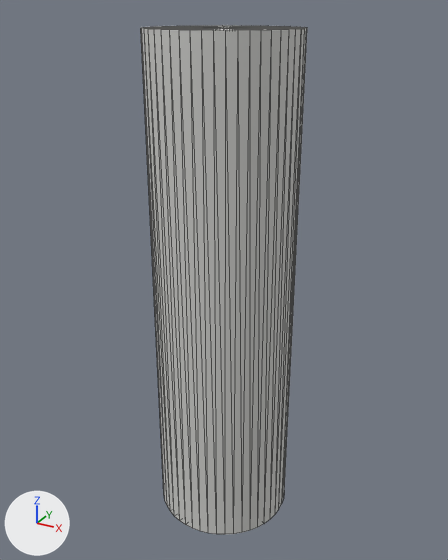
The glTF model lot12/details/01e75e21a005bb08acb2e04f88407c74cb3e59d053672d137129bebf28f0c4d6.glb, before and after one commit.
Before and after are seen from a 50 mm camera at (2.679, -6.953, 0.051) aimed at (1.791, -5.338, -0.757). Lighting does not change. The marker at lower left points along +X, +Y and +Z. The first picture is the older version. Mesh edges are drawn as thin lines. Vertices at exactly the same position are counted once.

The older version as bpy lines, for what is in view:
```python
me_fd_l12_ftg_b3_02 = bpy.data.meshes.new('FD-L12-FTG-B3-02')
me_fd_l12_ftg_b3_02.from_pydata(...)  # 194 vertices, 384 faces; spans x 1.58..2.03, y -5.58..-5.13, z -1.6..0.0
me_fd_l12_ftg_b3_02.materials.append(mat_footing)  # light grey #cececb
ob_fd_l12_ftg_b3_02 = bpy.data.objects.new('FD-L12-FTG-B3-02', me_fd_l12_ftg_b3_02)
ob_fd_l12_ftg_b3_02.location = (0.0, 0.0, 0.0)
```
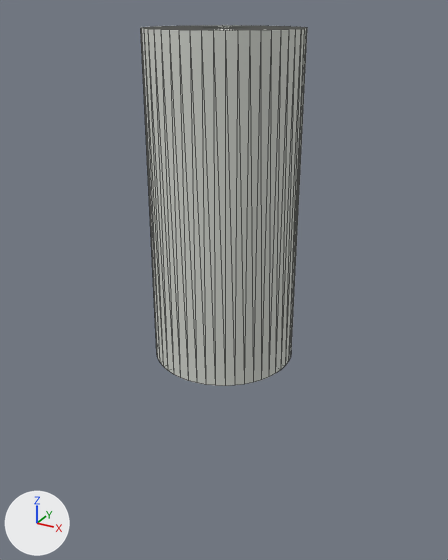
Patch to the scene script:
```diff
--- a/lot12/details/01e75e21a005bb08acb2e04f88407c74cb3e59d053672d137129bebf28f0c4d6.glb.py
+++ b/lot12/details/01e75e21a005bb08acb2e04f88407c74cb3e59d053672d137129bebf28f0c4d6.glb.py
@@ me_fd_l12_ftg_b3_02 @@
 # used by ob_fd_l12_ftg_b3_02; location = (0.0, 0.0, 0.0)
-me_fd_l12_ftg_b3_02.from_pydata(...)  # 194 vertices, 384 faces; spans x 1.58..2.03, y -5.58..-5.13, z -1.6..0.0
+me_fd_l12_ftg_b3_02.from_pydata(...)  # 194 vertices, 384 faces; spans x 1.58..2.03, y -5.58..-5.13, z -1.0..0.0
+# me_fd_l12_ftg_b3_02 part 1: all 98 vertices in x 1.58..2.03, y -5.58..-5.13, z -1.6..-1.5 are moved by (0.0, 0.0, 0.6)
 me_fd_l12_ftg_b3_02.materials.append(mat_footing)
```

Where the change shows, as pixel boxes [x1, y1, x2, y2] in the pictures (448 x 560 px; the box of a moved part takes in the faces that stretch with it):
'FD-L12-FTG-B3-02', reshaped (29% shorter)
    before: [141, 25, 307, 534]
    after: [141, 25, 307, 386]
part 1 of me_fd_l12_ftg_b3_02, moved or reshaped
    before: [143, 28, 306, 534]
    after: [143, 28, 306, 386]
